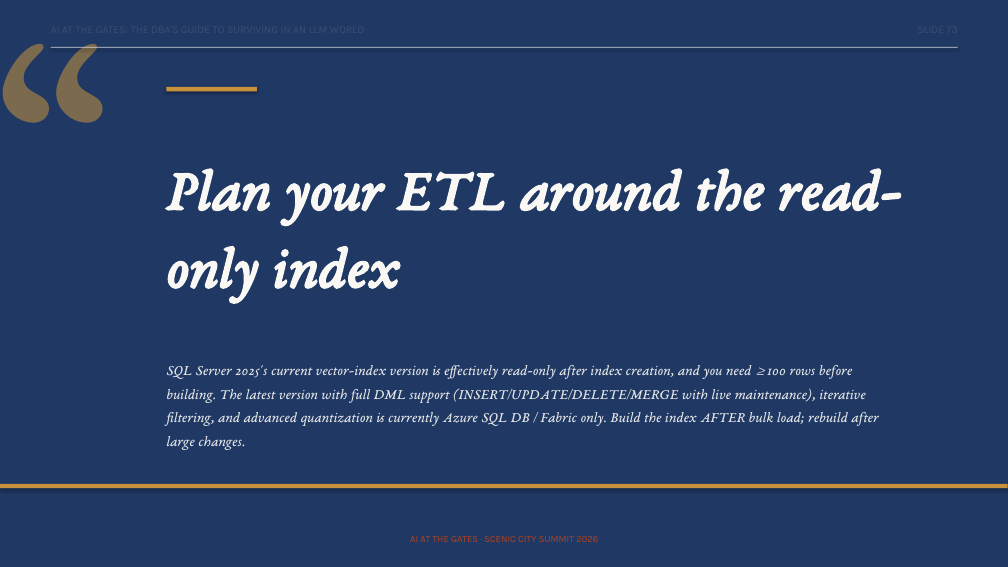
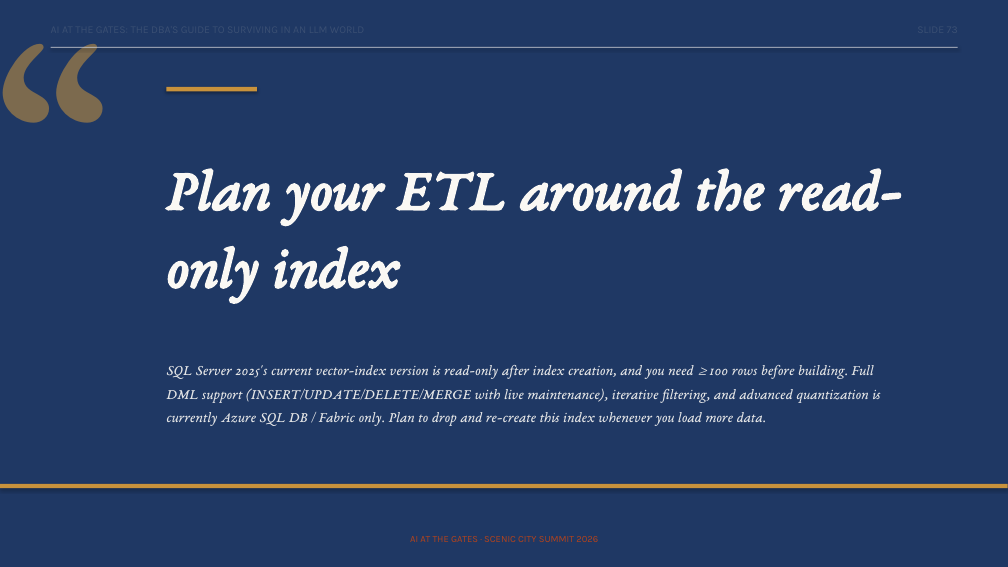
Before and after one commit to feaselkl/AI-at-the-Gates, a slide deck: slide 73 of slides/scenic-city-aigates-precon.pptx. Drawn at 1008x567 pixels with LibreOffice and Linux fonts; fonts in the diff are those of the drawing. Boxes give left, top, right and bottom in pixels: in the first picture for what was removed or moved away, otherwise in the second. Text is boxed around its words. In the diff, an @@ line names an element or a change of style, - is before the commit and + after.

```diff
--- a/slides/scenic-city-aigates-precon.pptx
+++ b/slides/scenic-city-aigates-precon.pptx
@@ text at [166, 365, 880, 426]: text changed @@
-SQL Server 2025's current vector-index version is effectively read-only after index creation, and you need ≥ 100 rows before building. The latest version with full DML support (INSERT/UPDATE/DELETE/MERGE with live maintenance), iterative filtering, and advanced quantization is currently Azure SQL DB / Fabric only. Build the index AFTER bulk load; rebuild after large changes.
+SQL Server 2025's current vector-index version is read-only after index creation, and you need ≥ 100 rows before building. Full DML support (INSERT/UPDATE/DELETE/MERGE with live maintenance), iterative filtering, and advanced quantization is currently Azure SQL DB / Fabric only. Plan to drop and re-create this index whenever you load more data.
```
Also in this commit, not shown: 71 other slides changed, 2 slides added, 2 slides removed.
